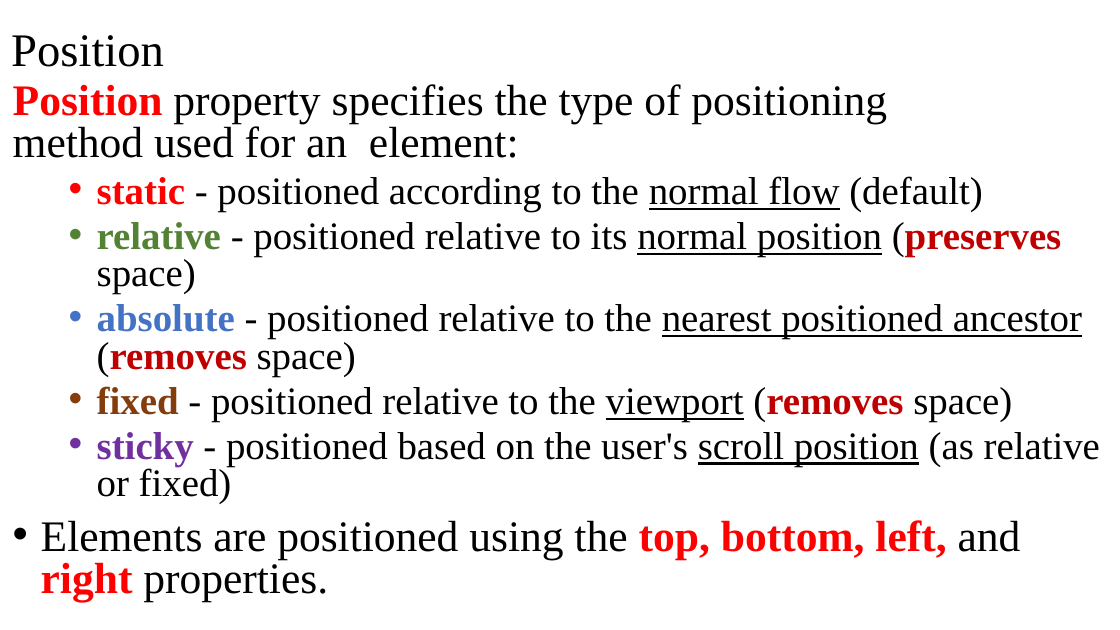
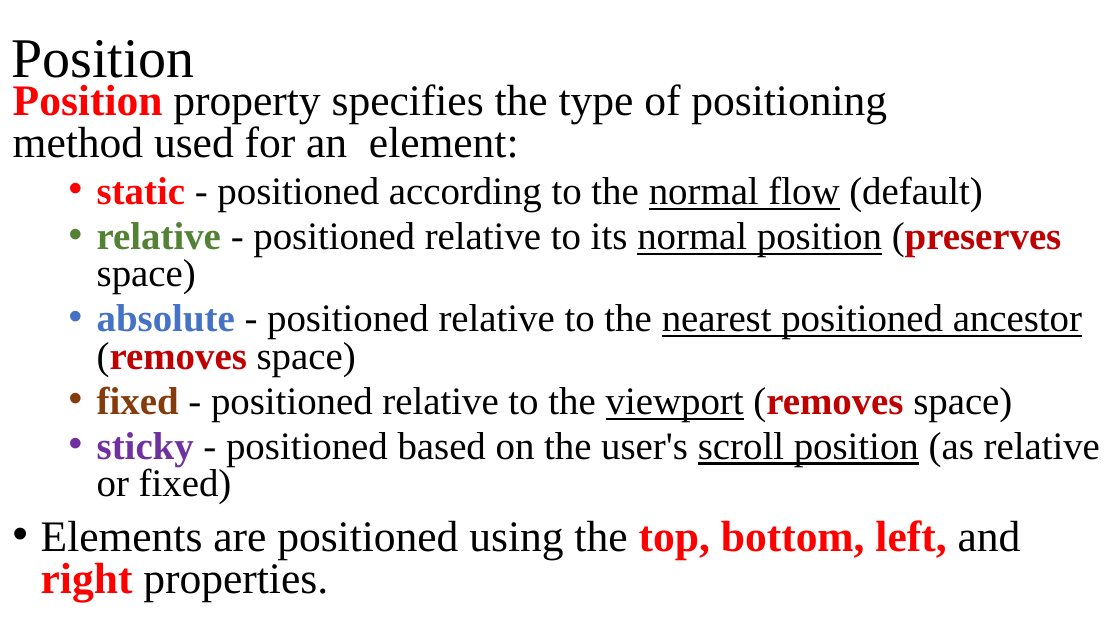
Before and after one commit to manglayev/nu-courses-material, a slide deck: slide 11 of CSCI-111/week-4/week-4-lecture.pptx. Drawn at 1120x630 pixels with LibreOffice and Linux fonts; fonts in the diff are those of the drawing. Boxes give left, top, right and bottom in pixels: in the first picture for what was removed or moved away, otherwise in the second. Text is boxed around its words. In the diff, an @@ line names an element or a change of style, - is before the commit and + after.

```diff
--- a/CSCI-111/week-4/week-4-lecture.pptx
+++ b/CSCI-111/week-4/week-4-lecture.pptx
@@ title "Position" at (11,40,194,87): size 30 to 36 pt @@
```
Also in this commit, not shown: 1 other slide changed, 11 other files.
